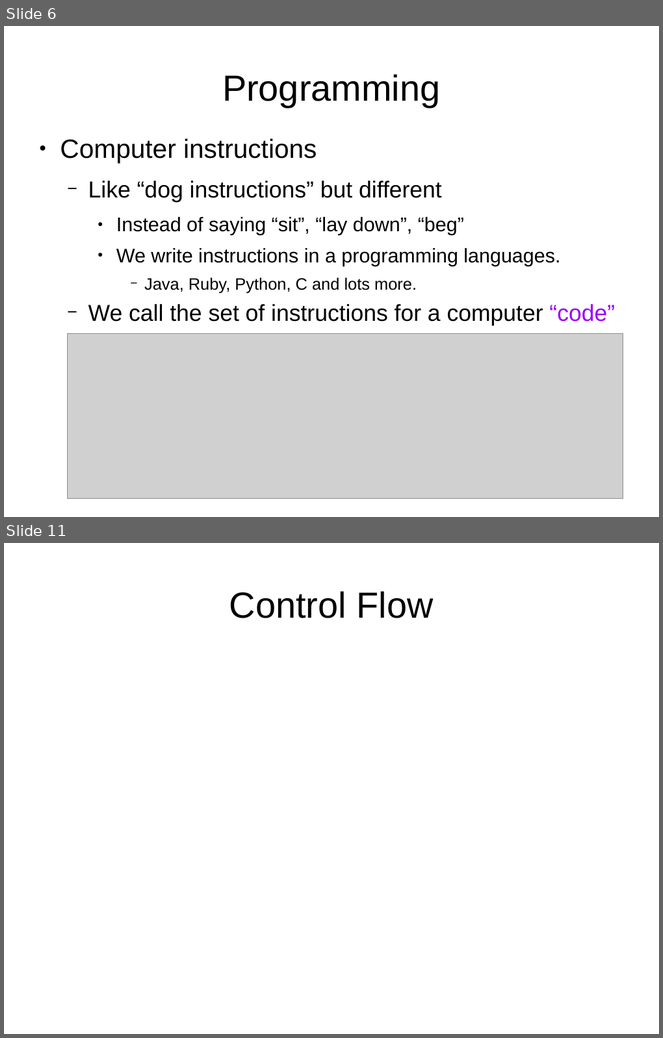
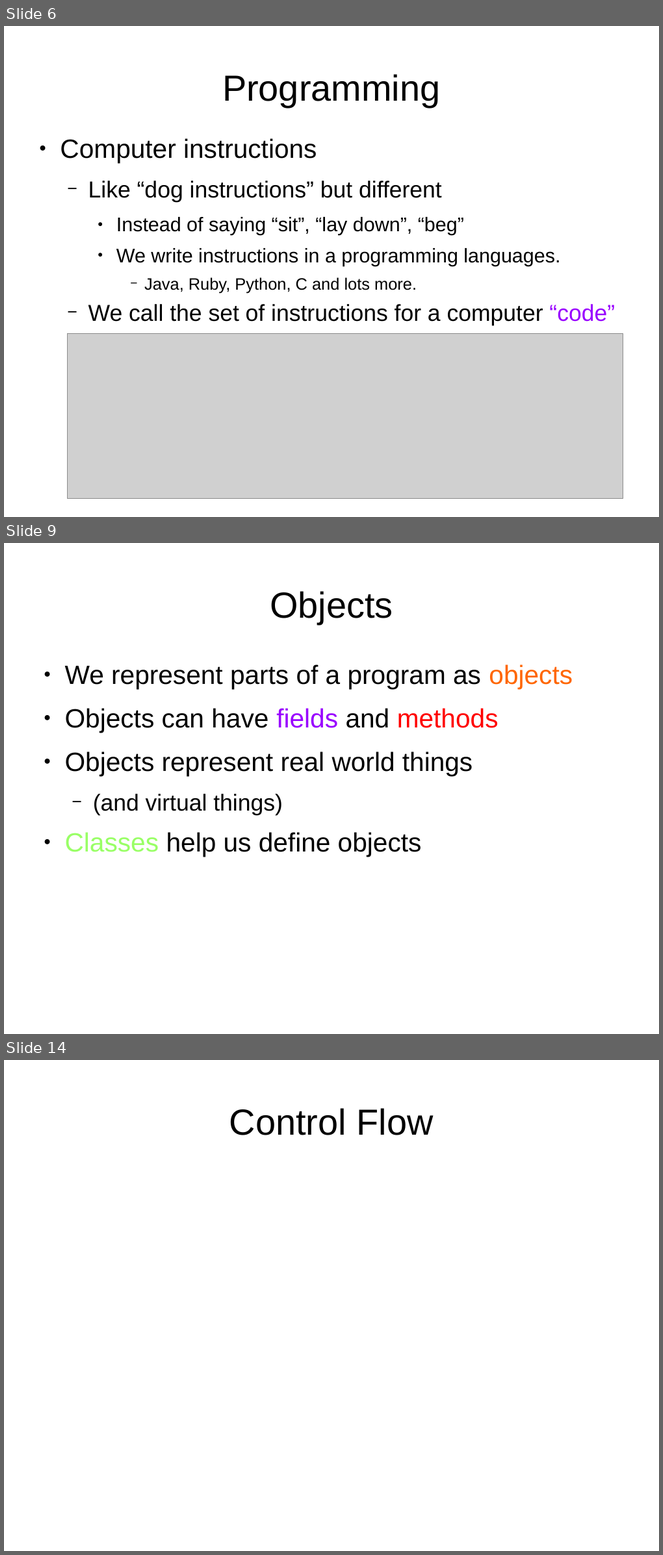
Before and after one commit to mtaylor/mirobotnics, a slide deck: slides.odp. Shown one above the other, each under a label of ours: slides 6 and 11 before the commit, slides 6, 9 and 14 after it; the slides between them are not shown. The pictures are 663x1038 and 663x1555 pixels, drawn with LibreOffice and Linux fonts; fonts in the diff are those of the drawing; grey boxes stand for pictures. Boxes give left, top, right and bottom in pixels: in the first picture for what was removed or moved away, otherwise in the second. Text is boxed around its words. In the diff, an @@ line names an element or a change of style, - is before the commit and + after.

```diff
--- a/slides.odp
+++ b/slides.odp
@@ slide 9 added at (4, 543, 659, 1034), background #FFFFFF @@
@@ title added at (270, 591, 393, 624), 44 pt, text #000000 @@
+Objects
@@ text added at (65, 665, 573, 856), 32 pt, text #000000 @@
+● We represent parts of a program as objects
+● Objects can have fields and methods
+● Objects represent real world things
+  − (and virtual things)
+● Classes help us define objects
@@ what was slide 11 is now slide 14 @@
```
Also in this commit, not shown: 4 slides changed, 4 other slides added, 2 slides removed.
